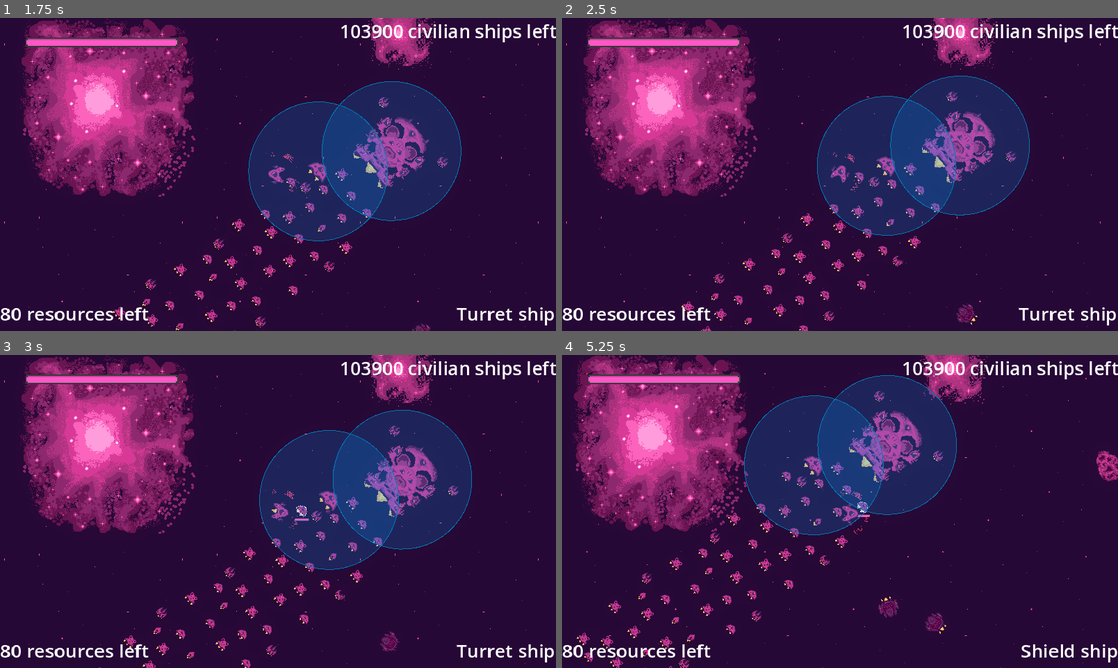
Above: before the commit, frames 1-4 (two rows, left to right).
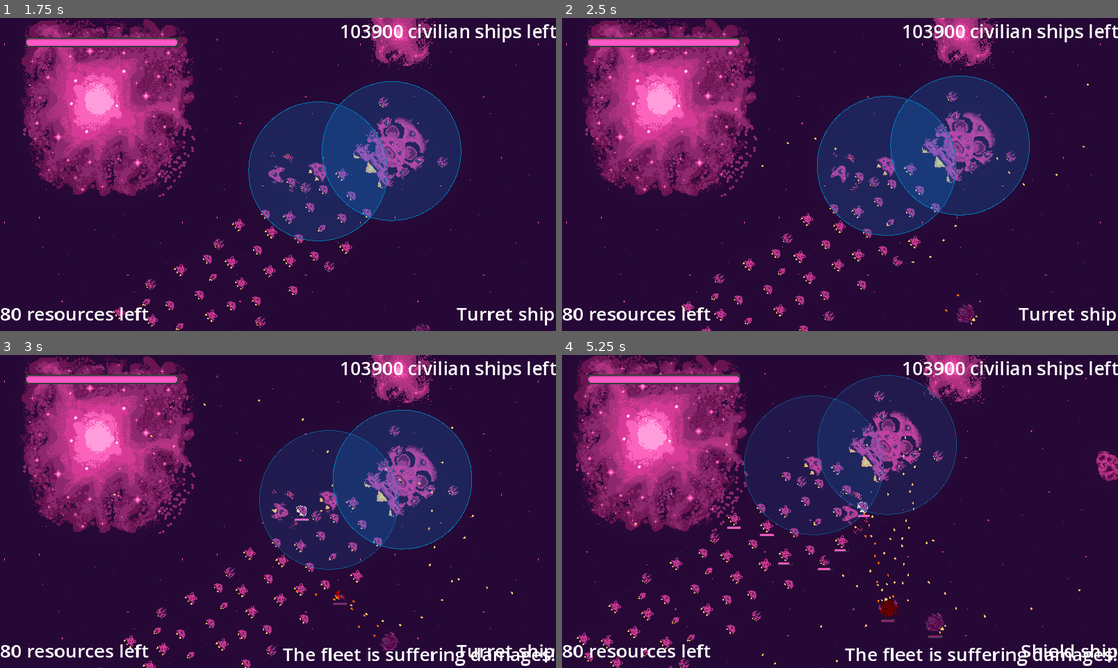
Above: after the commit, the same moments.

Repository: bear-minimum-studio/space-bear
Game: Godot game, scene res://Game.tscn
Same seed, same stepped clock (60 frames per second), same inputs: the game is played once before the commit and once after it.
Inputs:
- Up to frame 1 (1.75 s): tap Enter (upgrade) at 0.5 s; hold Right (turn_right) 0.53-1.28 s; hold X (cycle_selection) 0.53-1.28 s; hold Ctrl (brake) from 1.28 s (still down); tap Down (decelerate) at 1.35 s
- Up to frame 2 (2.5 s): release Ctrl (brake) at 2.03 s; hold Right (turn_right) from 2.03 s (still down); hold Space (fire) from 2.03 s (still down)
- Up to frame 3 (3 s): release Right (turn_right) at 2.78 s; release Space (fire) at 2.78 s; hold Up (accelerate) from 2.78 s (still down); tap G (grappling_hook) at 2.85 s
- Up to frame 4 (5.25 s): release Up (accelerate) at 3.53 s; hold F (turret_fire) 3.53-4.28 s; hold Left (turn_left) 3.53-5.03 s; tap X (cycle_selection) at 4.35 s; hold Ctrl (brake) from 5.03 s (still down); tap Down (decelerate) at 5.1 s

Frame 1 is identical in both runs. In frame 2, less than 0.1% of the frame differs, in the area x 35-95%, y 20-94%; in frame 3, 1.1%; in frame 4, 4.2%, in the area x 13-100%, y 6-100%.

Commit message:
fix: fix shooting not working

Diff:
--- a/World.gd
+++ b/World.gd
@@ -4,4 +4,5 @@
 @onready var wormhole = $Wormhole
 
 func _ready():
+	super._ready()
 	get_tree().call_group("flock", "set_convoy_path", wormhole.global_position, mother_ship.global_position)
